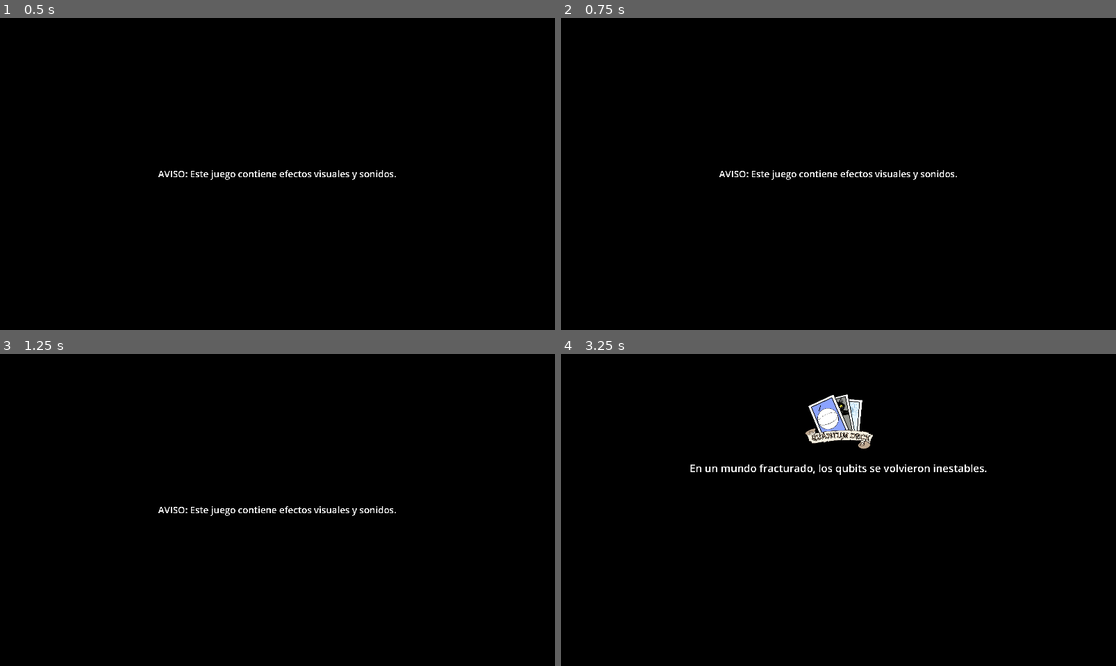
Above: before the commit, frames 1-4 (two rows, left to right).
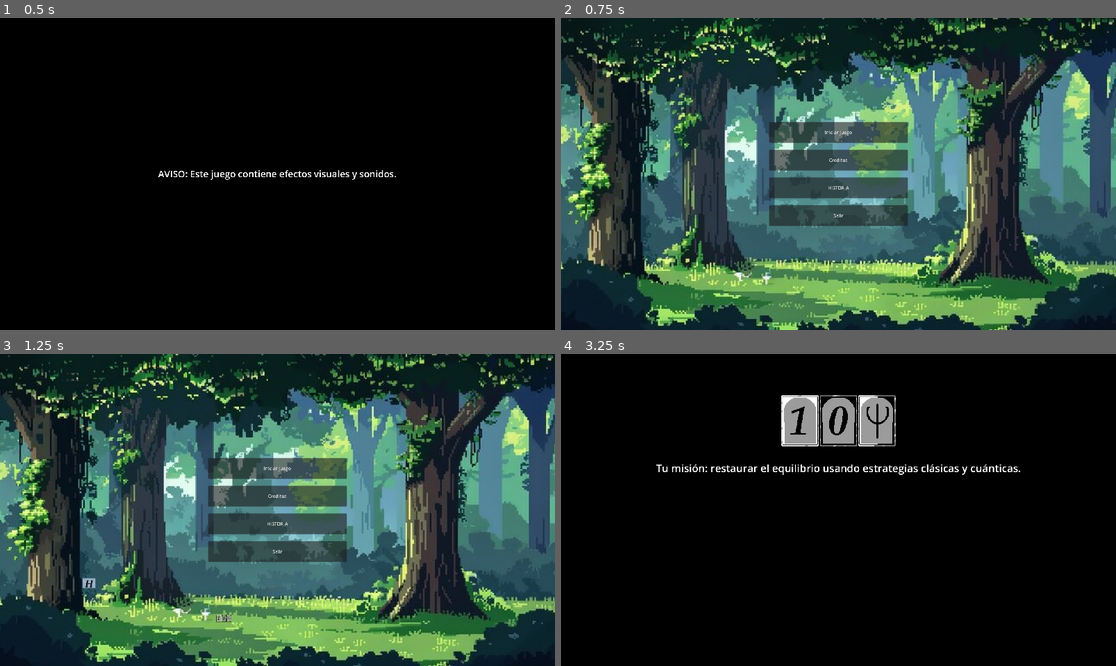
Above: after the commit, the same moments.

Repository: u1751855481-maker/quantumdeck
Game: Godot game, scene res://scenes/boot.tscn
Two runs of this game, one before a commit and one after it. Both use one fixed random seed, a clock stepped at 60 frames per second and the inputs below.
Inputs (mouse positions are in pixels of both pictures, inside the frame that each line leads up to):
- Up to frame 1 (0.5 s): no input
- Up to frame 2 (0.75 s): tap Enter (ui_accept) at 0.5 s; move the mouse to (960, 158) at 0.52 s; press the mouse at (960, 158) at 0.53 s
- Up to frame 3 (1.25 s): tap Enter (ui_accept) at 0.77, 0.8, 1.07 s
- Up to frame 4 (3.25 s): release the mouse at (960, 494) at 1.25 s; click (838, 522) at 1.25 s, where only the run after the commit has a clickable "HISTORIA"; tap Enter (ui_accept) at 2, 2.1, 2.27, 2.57, 3.05 s; move the mouse to (727, 525) at 2.02 s; click (727, 525) at 2.3 s; move the mouse to (894, 441) at 2.77 s; press the mouse at (894, 441) at 2.78 s

Frame 1 is identical in both runs. In frame 2, 98% of the frame differs, in the area x 0-100%, y 0-100%; in frame 3, 98%; in frame 4, 3.7%.

Commit message:
Fix intro skip flow and combat log rendering

Diff:
--- a/scripts/deck_hand.gd
+++ b/scripts/deck_hand.gd
@@ -43,6 +43,7 @@
 	$GameOverLayer.visible = false
 	GameState.set_state(GameState.State.PLAYING)
 	CombatLog.clear()
+	CombatLog.add_entry("Combate iniciado")
 	PauseMenu = UIManager.open_menu("pause_menu")
 	if(PauseMenu):
 		PauseMenu.connect("exit_to_menu_requested", _on_pause_menu_exit_to_menu_requested)
--- a/scripts/intro_notice.gd
+++ b/scripts/intro_notice.gd
@@ -3,8 +3,20 @@
 @export var NoticeText: String = "AVISO: Este juego contiene efectos visuales y sonidos."
 @export var NoticeDuration: float = 2.5
 @onready var NoticeLabel: Label = $CenterContainer/NoticeLabel
+var SkipRequested: bool = false
 
 func _ready() -> void:
 	NoticeLabel.text = NoticeText
+	set_process_input(true)
 	await get_tree().create_timer(NoticeDuration).timeout
+	if(SkipRequested):
+		return
 	get_tree().change_scene_to_file("res://scenes/story_sequence.tscn")
+
+func _input(event: InputEvent) -> void:
+	if(SkipRequested):
+		return
+	if(event.is_action_pressed("left_mouse") || event.is_action_pressed("ui_accept") || event.is_action_pressed("ui_cancel")):
+		SkipRequested = true
+		get_viewport().set_input_as_handled()
+		get_tree().change_scene_to_file("res://scenes/main_menu.tscn")
--- a/scripts/story_sequence.gd
+++ b/scripts/story_sequence.gd
@@ -2,6 +2,8 @@
 
 @onready var Content: Control = $Content
 @onready var FadeRect: ColorRect = $FadeRect
+
+var SkipRequested: bool = false
 
 var StoryPages: Array[PackedScene] = [
 	preload("res://scenes/story_page_1.tscn"),
@@ -11,18 +13,33 @@
 ]
 
 func _ready() -> void:
+	set_process_input(true)
 	FadeRect.color.a = 1.0
 	await fade_to(0.0)
+	if(SkipRequested):
+		return
 	for page_scene in StoryPages:
+		if(SkipRequested):
+			return
 		var page := page_scene.instantiate()
 		Content.add_child(page)
 		await page.page_finished
+		if(SkipRequested):
+			return
 		await fade_to(1.0)
 		page.queue_free()
 		await get_tree().process_frame
 		await fade_to(0.0)
 	get_tree().change_scene_to_file("res://scenes/main_menu.tscn")
 
+func _input(event: InputEvent) -> void:
+	if(SkipRequested):
+		return
+	if(event.is_action_pressed("ui_cancel")):
+		SkipRequested = true
+		get_viewport().set_input_as_handled()
+		get_tree().change_scene_to_file("res://scenes/main_menu.tscn")
+
 func fade_to(alpha: float) -> void:
 	var tween := create_tween()
 	tween.tween_property(FadeRect, "color:a", alpha, 0.35)
--- a/scripts/ui/combat_log_panel.gd
+++ b/scripts/ui/combat_log_panel.gd
@@ -11,17 +11,17 @@
 	rebuild_log()
 
 func rebuild_log() -> void:
-	TextOutput.clear()
+	TextOutput.text = ""
 	for entry in CombatLog.get_entries():
-		TextOutput.append_text(entry + "\n")
-	TextOutput.scroll_to_line(TextOutput.get_line_count())
+		TextOutput.text += entry + "\n"
+	TextOutput.scroll_to_line(max(TextOutput.get_line_count() - 1, 0))
 
 func _on_combat_log_entry_added(entry: String) -> void:
-	TextOutput.append_text(entry + "\n")
-	TextOutput.scroll_to_line(TextOutput.get_line_count())
+	TextOutput.text += entry + "\n"
+	TextOutput.scroll_to_line(max(TextOutput.get_line_count() - 1, 0))
 
 func _on_combat_log_entries_cleared() -> void:
-	TextOutput.clear()
+	TextOutput.text = ""
 
 func _on_clear_button_pressed() -> void:
 	CombatLog.clear()
